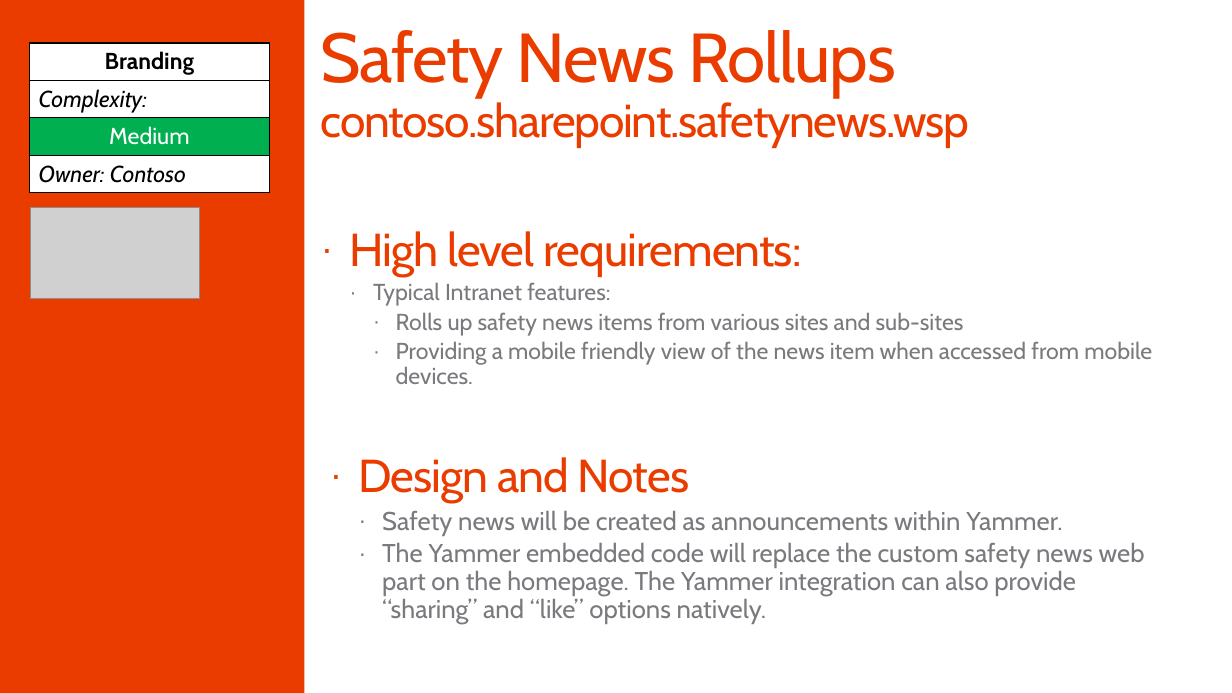
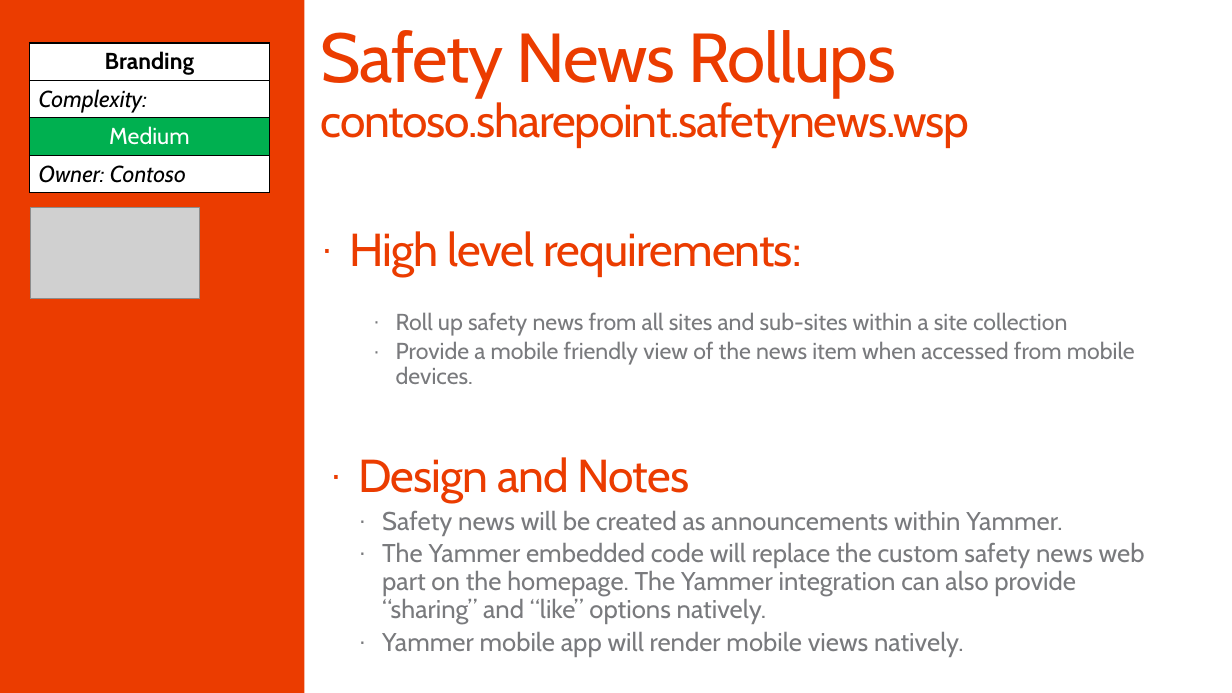
Before and after one commit to SharePoint/PnP-Guidance, a slide deck: slide 10 of PnP Transformation Process/Samples/PnP Transformation - Solution Design Report - Contoso.pptx. Drawn at 1232x693 pixels with LibreOffice and Linux fonts; fonts in the diff are those of the drawing; grey boxes stand for pictures; background and template pictures are left out. Boxes give left, top, right and bottom in pixels: in the first picture for what was removed or moved away, otherwise in the second. Text is boxed around its words. In the diff, an @@ line names an element or a change of style, - is before the commit and + after.

```diff
--- a/PnP Transformation Process/Samples/PnP Transformation - Solution Design Report - Contoso.pptx
+++ b/PnP Transformation Process/Samples/PnP Transformation - Solution Design Report - Contoso.pptx
@@ text at [396, 312, 1135, 384]: text changed @@
-  · Typical Intranet features:
-    · Rolls up safety news items from various sites and sub-sites
-    · Providing a mobile friendly view of the news item when accessed from mobile devices.
+    · Roll up safety news from all sites and sub-sites within a site collection
+    · Provide a mobile friendly view of the news item when accessed from mobile devices.
@@ text at [382, 632, 964, 656]: paragraph added @@
+  · Yammer mobile app will render mobile views natively.
```
Also in this commit, not shown: 7 other slides changed, 1 slide added, 3 other files.
